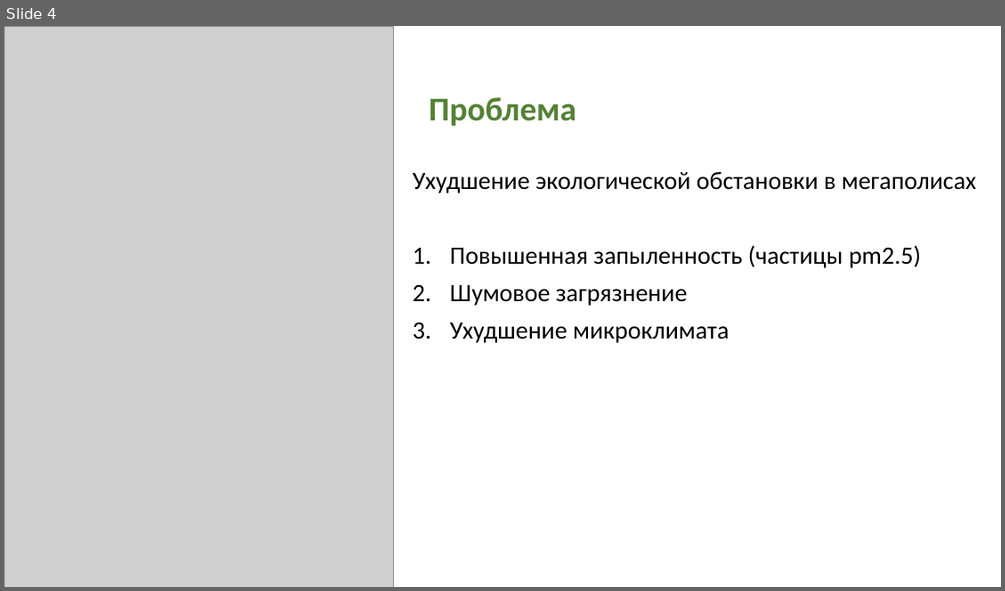
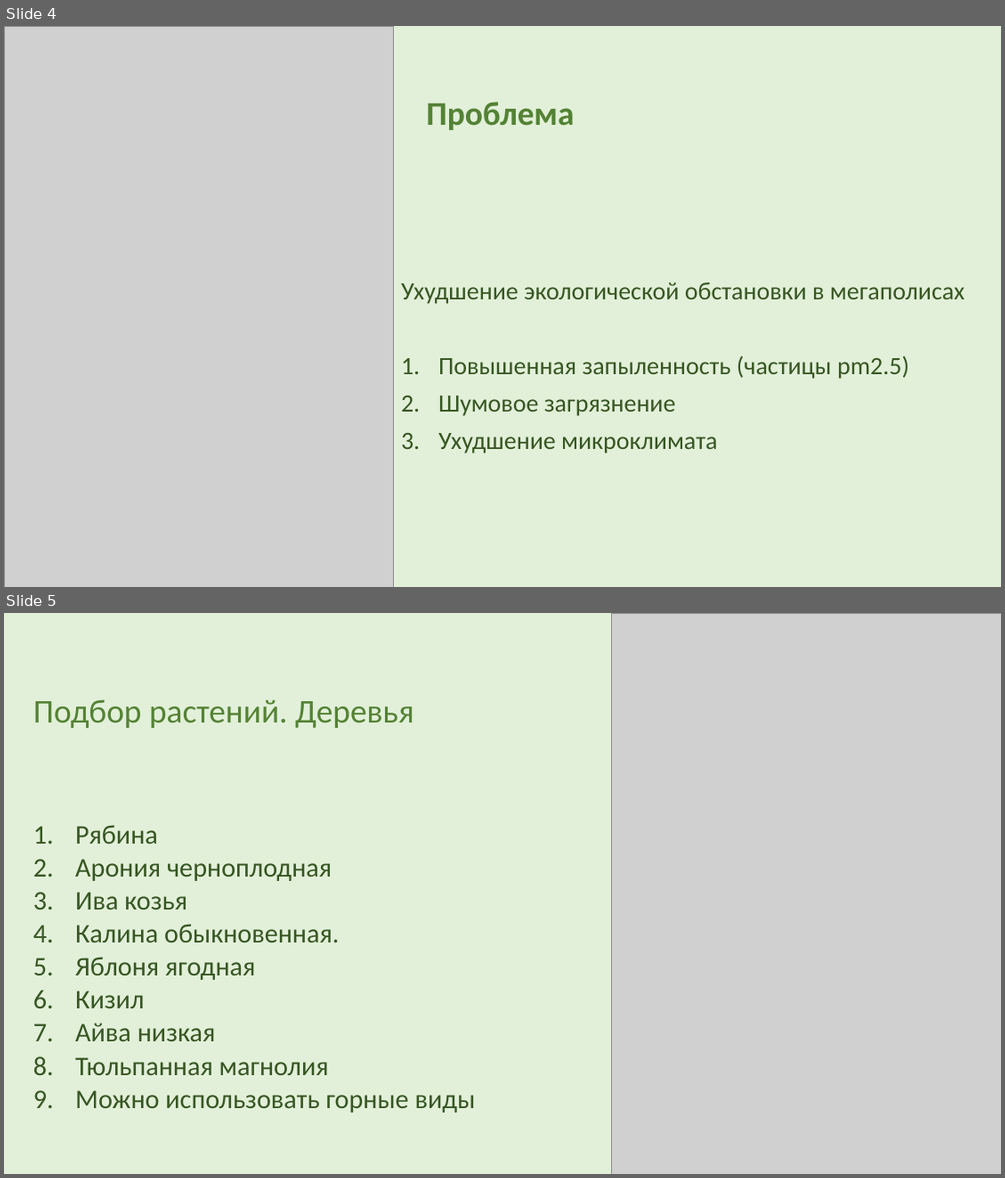
Before and after one commit to AkulinaDN/RoofPark, a slide deck: 10б Неумойчева презентация.pptm. Shown one above the other, each under a label of ours: slide 4 before the commit, slides 4 and 5 after it. The pictures are 1005x591 and 1005x1178 pixels, drawn with LibreOffice and Linux fonts; fonts in the diff are those of the drawing; grey boxes stand for pictures. Boxes give left, top, right and bottom in pixels: in the first picture for what was removed or moved away, otherwise in the second. Text is boxed around its words. In the diff, an @@ line names an element or a change of style, - is before the commit and + after.

```diff
--- a/10б Неумойчева презентация.pptm
+++ b/10б Неумойчева презентация.pptm
@@ slide 5 added at [4, 613, 1001, 1174], background #E2F0D9 @@
@@ picture added at [611, 613, 1001, 1174] @@
@@ title added at [33, 699, 414, 728], 32 pt, text #548235 @@
+Подбор растений. Деревья
@@ text added at [75, 825, 476, 1112], 25.9 pt, text #375623 @@
+1. Рябина
+2. Арония черноплодная
+3. Ива козья
+4. Калина обыкновенная.
+5. Яблоня ягодная
+6. Кизил
+7. Айва низкая
+8. Тюльпанная магнолия
+9. Можно использовать горные виды
@@ slide 4 changed as well @@
@@ background #FFFFFF to #E2F0D9 @@
@@ title "Проблема": place and size @@
-title "Проблема" at [429, 97, 576, 126]
+title "Проблема" at [426, 102, 574, 130]
@@ text "Ухудшение экологической обстановки в мегаполисах": place and size @@
-text "Ухудшение экологической обстановки в мегаполисах" at [413, 172, 976, 343]
+text "Ухудшение экологической обстановки в мегаполисах" at [401, 282, 964, 453]
@@ text "Ухудшение экологической обстановки в мегаполисах" at [401, 282, 964, 453]: text colour #000000 to #375623 @@
```
Also in this commit, not shown: 4 other slides changed, 4 other slides added, 10 other files.
